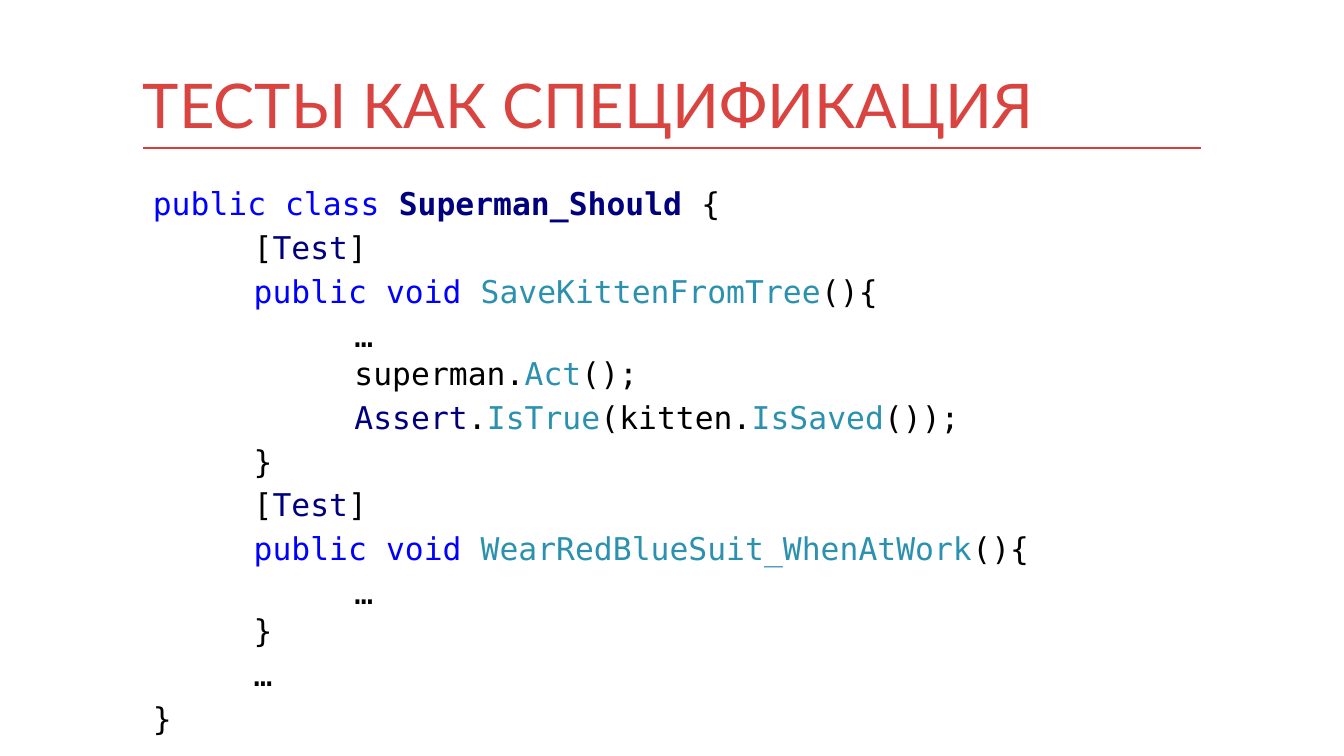
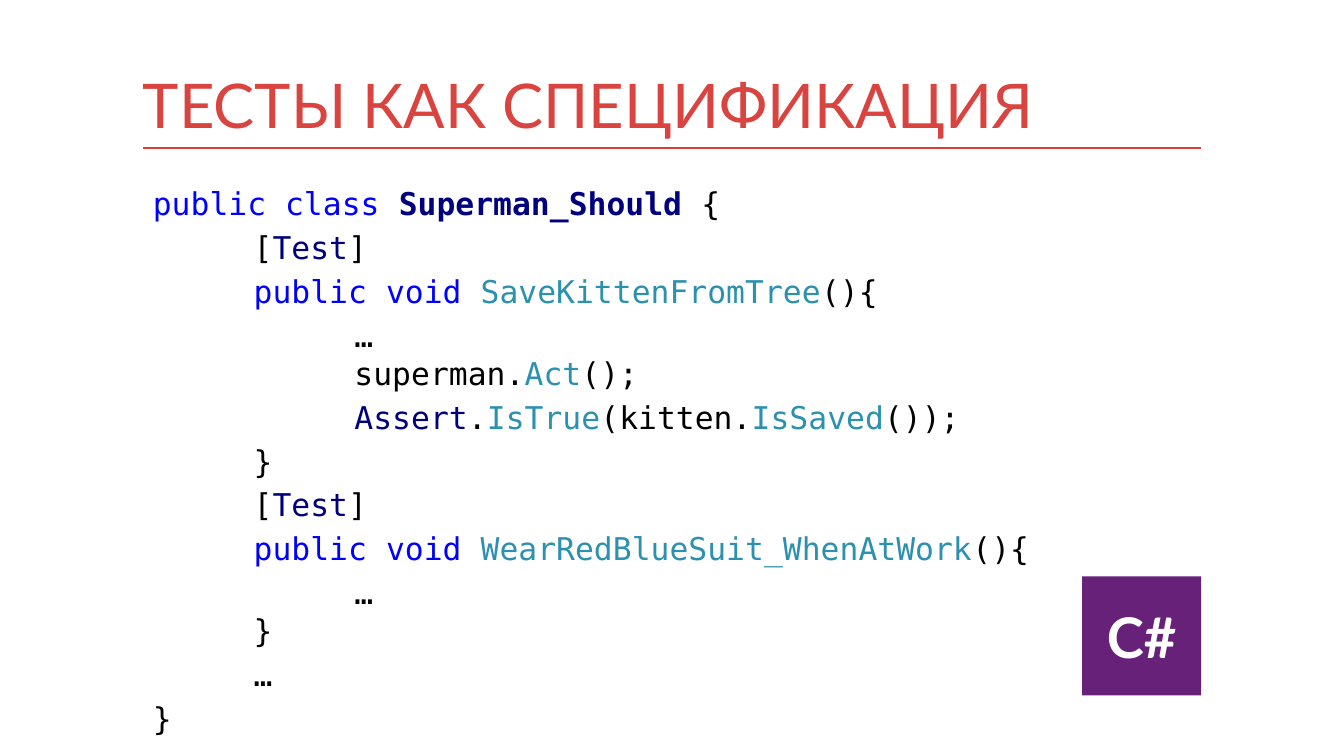
Before and after one commit to kontur-courses/testing, a slide deck: slide 4 of testing.pptx. Drawn at 1344x756 pixels with LibreOffice and Linux fonts; fonts in the diff are those of the drawing. Boxes give left, top, right and bottom in pixels: in the first picture for what was removed or moved away, otherwise in the second. Text is boxed around its words. In the diff, an @@ line names an element or a change of style, - is before the commit and + after.

```diff
--- a/testing.pptx
+++ b/testing.pptx
@@ rectangle added at <box>1083,577,1202,696</box>, fill #672179, 40 pt, text #FFFFFF, bold @@
+C#
```
Also in this commit, not shown: 8 other slides changed, 8 slides added, 7 slides removed, 1 other file.
